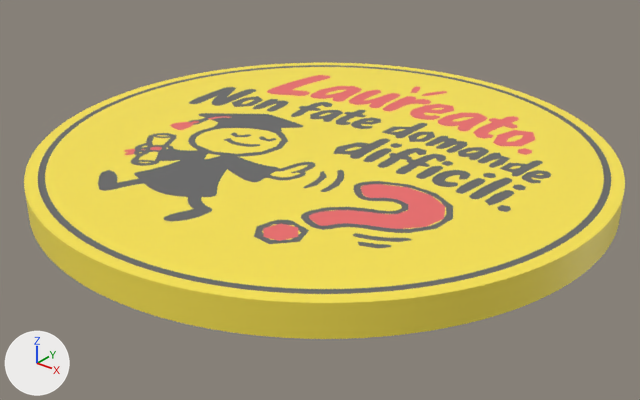
The glTF model public/products/sottobicchiere-non-domande-difficili.glb: old version first, new version second.
Before and after are seen from a 50 mm camera at (0.0666, -0.0842, 0.0484) aimed at (0.0009, -0.002, -0.0025). Every picture has the same lights, and +X, +Y and +Z are marked at lower left. The picture after the commit comes second. Where no turn or scale is listed for an object, it has been applied to the vertices. Vertices at exactly the same position are counted once.

In view in the first picture: 'coaster_accent', 'coaster_base', 'coaster_ink'.
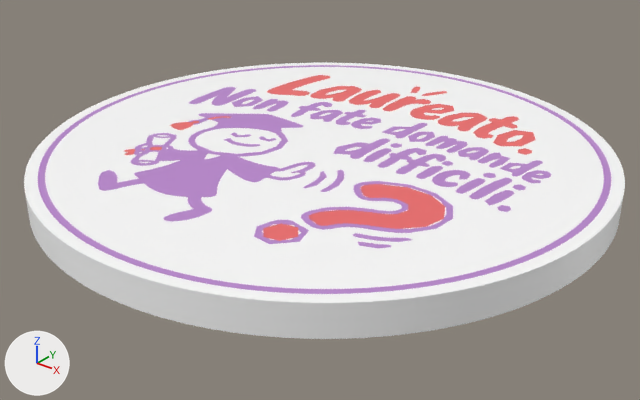
Edits to the bpy script that builds the scene:
```text
Change me_coaster_base:
    where me_coaster_base.from_pydata(...)  # 4700 vertices, 9395 faces; spans x -0.0375..0.0375, y -0.0375..0.0375, z 0.0..0.004
    used by ob_coaster_base; location = (0.0, 0.0, 0.0)
    me_coaster_base part 1: 9395 faces centred in x -0.0375..0.0375, y -0.0375..0.0375, z 0.0..0.004 are repainted in the vertex colours; the middle colour goes from yellow #fde751 to white #ffffff
Change me_coaster_ink:
    where me_coaster_ink.from_pydata(...)  # 3840 vertices, 7620 faces; spans x -0.0359..0.0359, y -0.0359..0.0359, z 0.0034..0.004
    used by ob_coaster_ink; location = (0.0, 0.0, 0.0)
    me_coaster_ink part 2: 7620 faces centred in x -0.0359..0.0359, y -0.0359..0.0359, z 0.0034..0.004 are repainted in the vertex colours; the middle colour goes from dark grey #666666 to purple #bc88d0
```

Where the change shows, as pixel boxes (x1, y1, x2, y2) in the pictures (640 x 400 px):
part 1 of me_coaster_base, recoloured (yellow to white): (24, 63, 625, 339) in both
part 2 of me_coaster_ink, recoloured (dark grey to purple): (38, 65, 611, 294) in both
